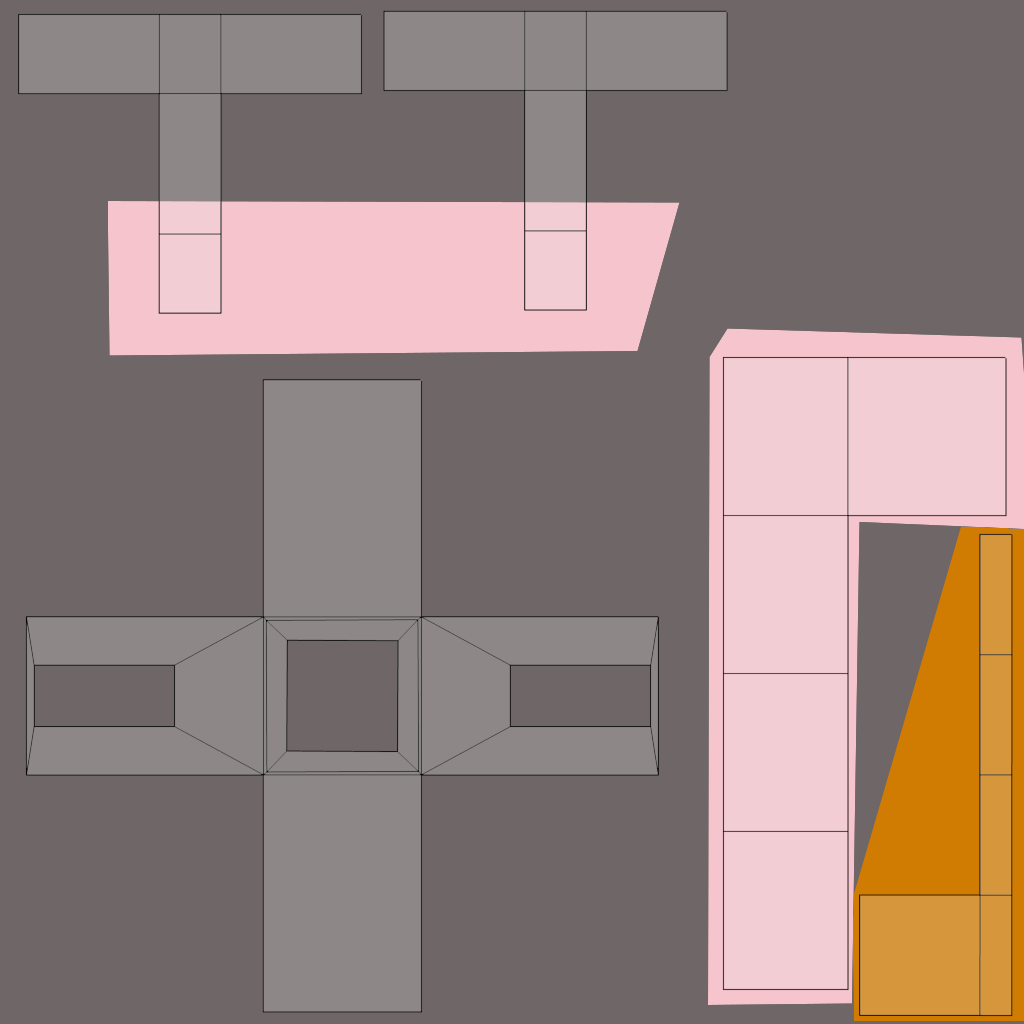
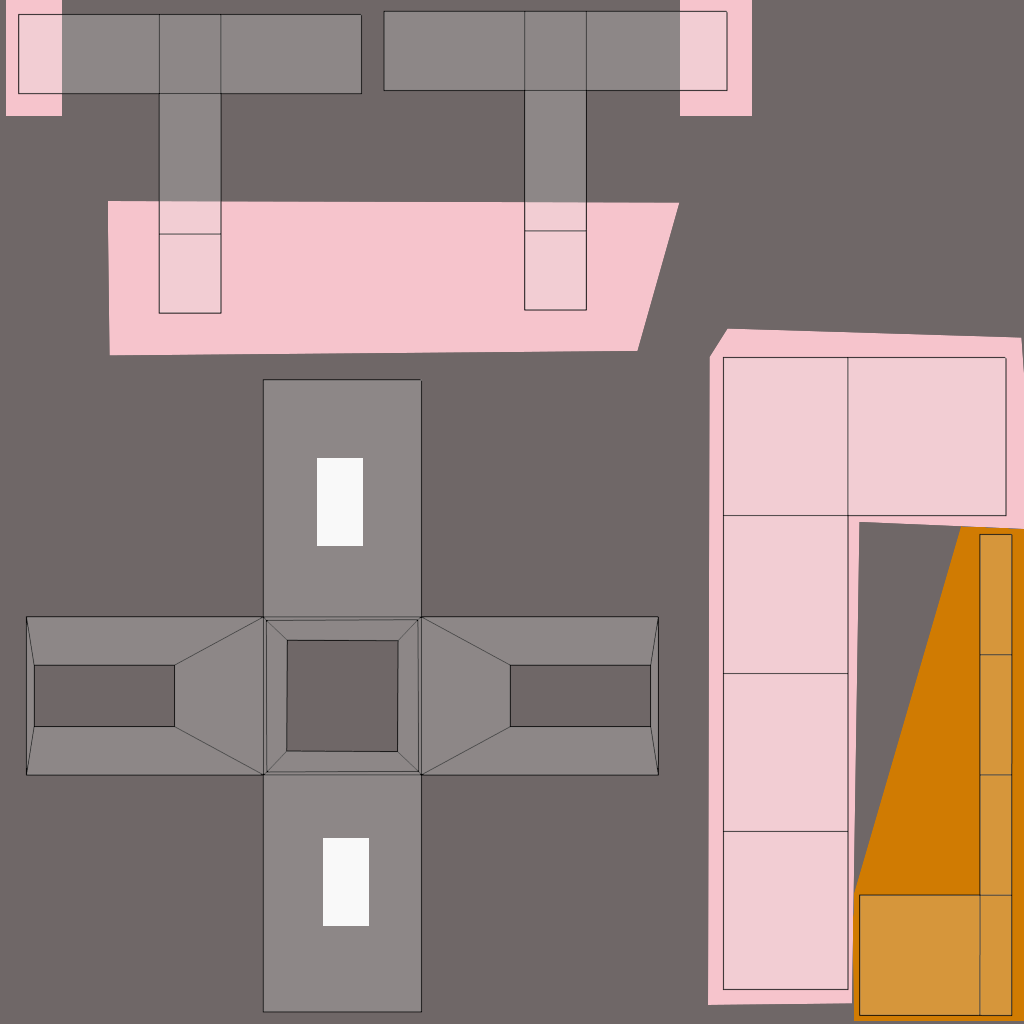
Comparing the layer stacks of the two (1024, 1024) images. Changes:
painted on "Ebene" over [6,0,752,926]
